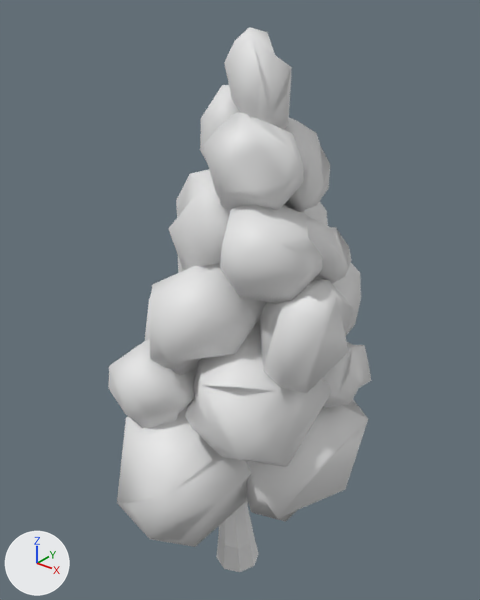
A saved change to the Blender file Failing is Learning/Assets/3D/Models/Downloaded/poplarTree.blend.
The view is the same before and after, from a camera (50 mm lens) standing at (6.16, -7.62, 9.91) and looking at (-0.18, 0.31, 5.0). The axes (+X, +Y, +Z) are drawn at lower left. The lights are the same throughout. Objects named as collision shapes, trigger or cutter boxes, shadow casters or lower levels of detail are left out.

Objects in the first picture: 'leaves', 'wood'.
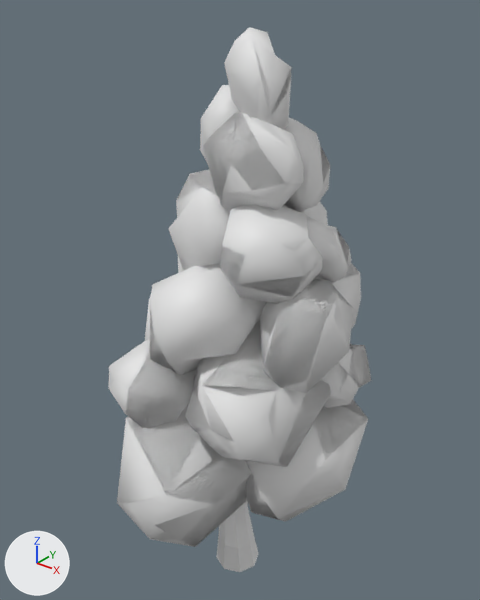
What changed in the scene script:
```text
Add me_cylinder_004:
    me_cylinder_004.from_pydata(...)  # 407 vertices, 229 faces; spans x -2.31..2.13, y -2.28..2.51, z 1.26..9.3
    me_cylinder_004.polygons.foreach_set('use_smooth', [True] * 229)
Add ob_leaves_lod1:
    ob_leaves_lod1 = bpy.data.objects.new('leaves_LOD1', me_cylinder_004)
    ob_leaves_lod1.location = (0.0, 0.0, 0.0)
```

Where the change shows, as pixel boxes [x1, y1, x2, y2] in the pictures (480 x 600 px):
'leaves_LOD1', added: after [108, 63, 368, 540]
